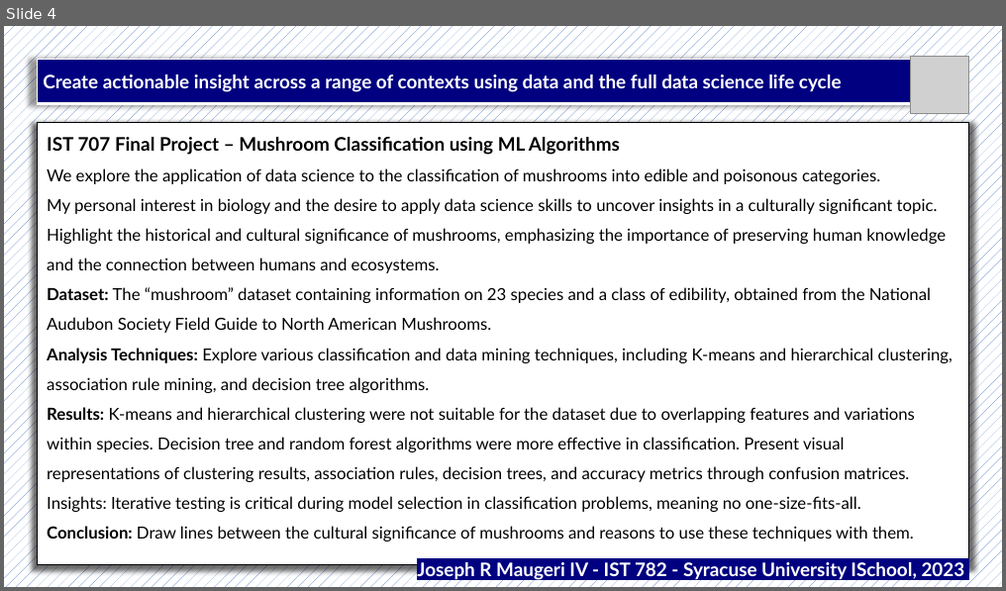
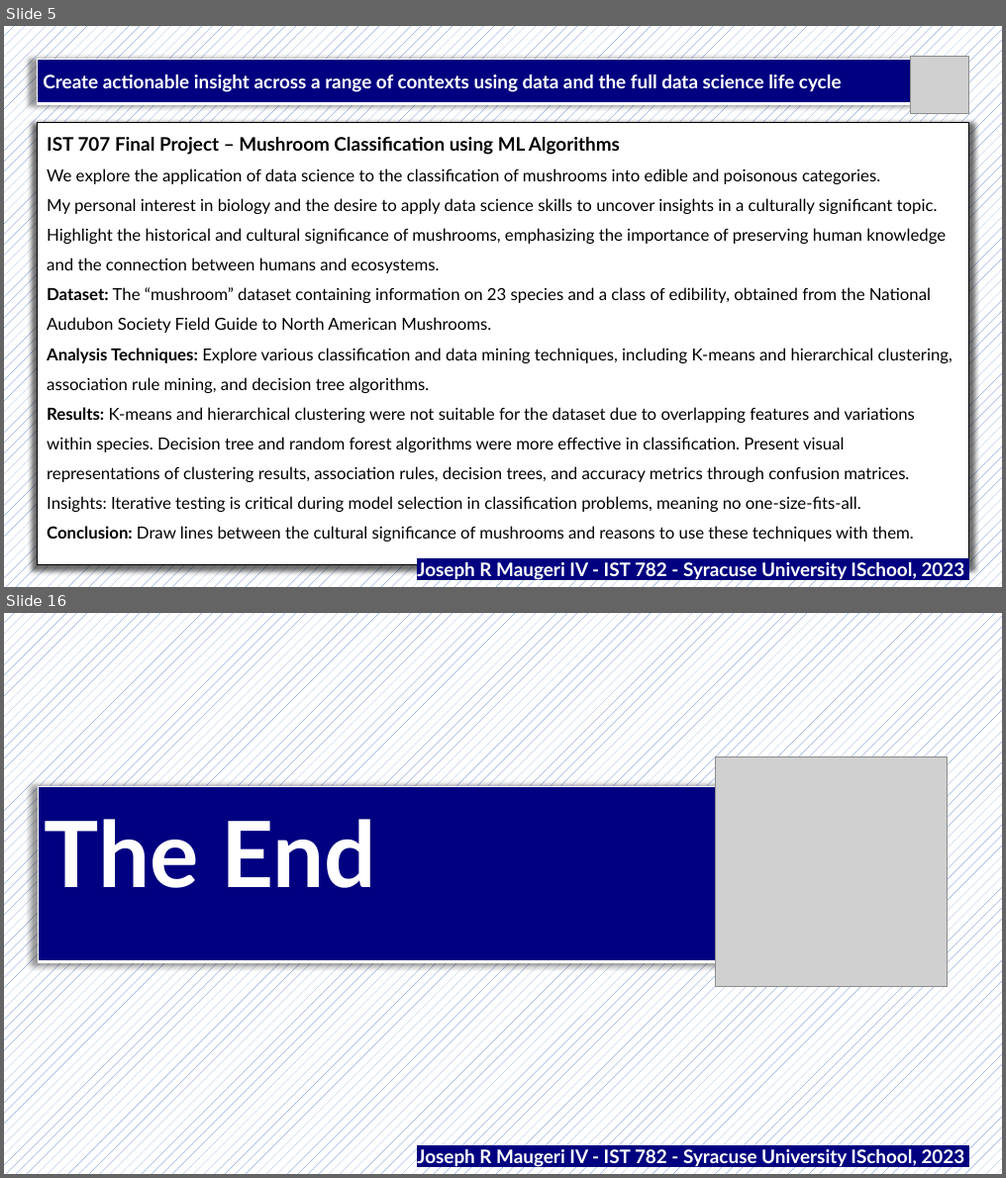
Before and after one commit to jrmaugeri/MS-ADS_Portfolio, a slide deck: Portfolio Presentation/IST782_Powerpoint_Maugeri.pptx. Shown one above the other, each under a label of ours: slide 4 before the commit, slides 5 and 16 after it; the slides between them are not shown. The pictures are 1006x591 and 1006x1178 pixels, drawn with LibreOffice and Linux fonts; fonts in the diff are those of the drawing; grey boxes stand for pictures. Boxes give left, top, right and bottom in pixels: in the first picture for what was removed or moved away, otherwise in the second. Text is boxed around its words. In the diff, an @@ line names an element or a change of style, - is before the commit and + after.

```diff
--- a/Portfolio Presentation/IST782_Powerpoint_Maugeri.pptx
+++ b/Portfolio Presentation/IST782_Powerpoint_Maugeri.pptx
@@ slide 16 added at (4, 613, 1002, 1174), background pattern #4472C4 on #FFFFFF @@
@@ picture added at (715, 758, 947, 986) @@
@@ table added at (39, 786, 912, 961), 1 rows, 1 columns @@
+The End
@@ text added at (417, 1150, 965, 1168), 18 pt, text #FFFFFF, bold @@
+Joseph R Maugeri IV - IST 782 - Syracuse University ISchool, 2023
@@ what was slide 4 is now slide 5 @@
```
Also in this commit, not shown: 5 slides changed, 7 other slides added, 3 other files.
